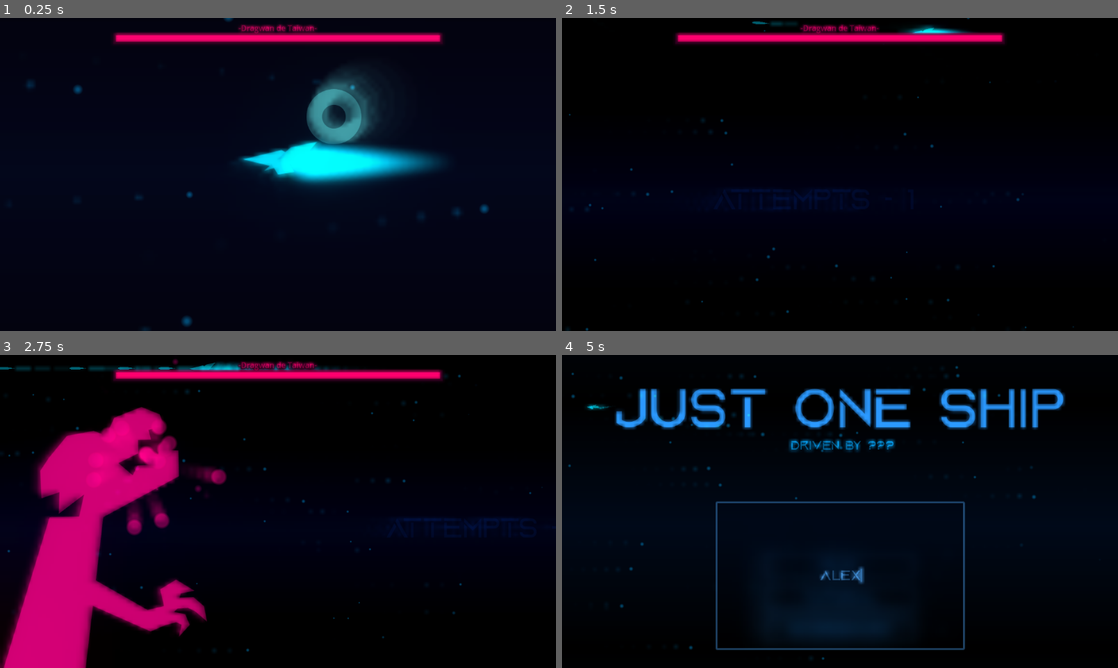
Above: before the commit, frames 1-4 (two rows, left to right).
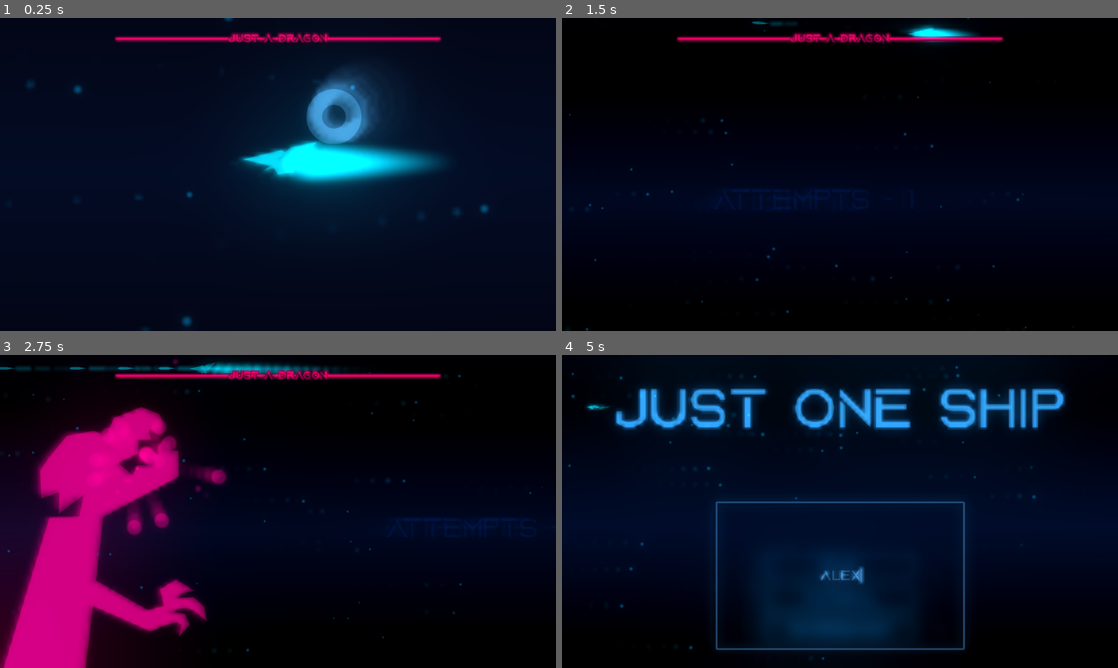
Above: after the commit, the same moments.

Repository: ArandomPsi/faba-baba
Game: Godot game, scene res://scenes/testmap.tscn
Two runs of this game, one before a commit and one after it. Both use one fixed random seed, a clock stepped at 60 frames per second and the inputs below. Before the commit the project has no main scene; this scene is started directly in both runs.
Inputs (mouse positions are in pixels of both pictures, inside the frame that each line leads up to):
- Up to frame 1 (0.25 s): no input
- Up to frame 2 (1.5 s): tap Enter at 0.5 s; move the mouse to (812, 237) at 0.52 s; hold Up (up) 0.53-1.25 s; hold Space (shoot) 0.53-1.25 s; click (812, 237) at 0.67 s; drag from (1006, 221) to (901, 27) at 1.27 s
- Up to frame 3 (2.75 s): move the mouse to (111, 464) at 2.02 s; hold Left (left) from 2.03 s (still down); hold Space (shoot) from 2.03 s (still down); tap Alt at 2.1 s
- Up to frame 4 (5 s): release Left (left) at 2.75 s; release Space (shoot) at 2.75 s; drag from (867, 511) to (762, 367) at 2.77 s; move the mouse to (756, 433) at 3.52 s; hold Down (down) 3.53-4.25 s; hold Space (shoot) 3.53-4.25 s; tap Q (menu) at 4.15 s; click (840, 577) at 4.27 s; type "Alex" at 4.35 s

The runs differ from the first frame. In frame 1, 7.2% of the frame differs, in the area x 20-80%, y 2-61%; in frame 2, 2.5%; in frame 3, 6.9%; in frame 4, 15%, in the area x 6-91%, y 3-96%.

Commit message:
Brah i friggin hate web export

Diff:
--- /dev/null
+++ b/auto-bat/default_bus_layout.tres
@@ -0,0 +1,14 @@
+[gd_resource type="AudioBusLayout" load_steps=2 format=3 uid="uid://i71top0efmfj"]
+
+[sub_resource type="AudioEffectReverb" id="AudioEffectReverb_j3pel"]
+resource_name = "Reverb"
+
+[resource]
+bus/1/name = &"New Bus"
+bus/1/solo = false
+bus/1/mute = false
+bus/1/bypass_fx = false
+bus/1/volume_db = 0.0
+bus/1/send = &"Master"
+bus/1/effect/0/effect = SubResource("AudioEffectReverb_j3pel")
+bus/1/effect/0/enabled = true
--- a/auto-bat/project.godot
+++ b/auto-bat/project.godot
@@ -11,6 +11,7 @@
 [application]
 
 config/name="auto bat"
+run/main_scene="uid://bbifm7ieaxq0t"
 config/features=PackedStringArray("4.4", "Forward Plus")
 run/max_fps=60
 config/icon="res://assets/icon.svg"
@@ -71,3 +72,9 @@
 2d_physics/layer_2="player"
 2d_physics/layer_3="boss"
 2d_physics/layer_4="enemy attack"
+
+[rendering]
+
+renderer/rendering_method="gl_compatibility"
+renderer/rendering_method.mobile="gl_compatibility"
+viewport/hdr_2d=true
--- a/auto-bat/scenes/boss.tscn
+++ b/auto-bat/scenes/boss.tscn
@@ -1,10 +1,11 @@
-[gd_scene load_steps=44 format=3 uid="uid://d0qcg2ghe50w1"]
+[gd_scene load_steps=45 format=3 uid="uid://d0qcg2ghe50w1"]
 
 [ext_resource type="Texture2D" uid="uid://dqfuh5bbn2hx4" path="res://assets/body-3.svg" id="1_jncid"]
 [ext_resource type="Script" uid="uid://cgchg7ws4vqfw" path="res://scripts/boss.gd" id="1_r3bxh"]
 [ext_resource type="Texture2D" uid="uid://cd1t51reaee7a" path="res://assets/head-3.svg" id="2_qnbj4"]
 [ext_resource type="Texture2D" uid="uid://wbanfgin5pko" path="res://assets/vfx/light-2.svg" id="3_qnbj4"]
 [ext_resource type="Texture2D" uid="uid://wt7o2u3ujt8x" path="res://assets/arm.svg" id="3_r3bxh"]
+[ext_resource type="FontFile" uid="uid://diabqx6et1qvj" path="res://assets/vfx/AquireBold-8Ma60.otf" id="6_2cdgk"]
 [ext_resource type="AudioStream" uid="uid://b2uilb3sao2dp" path="res://assets/osu-hit-sound.mp3" id="6_wqpjq"]
 
 [sub_resource type="CanvasItemMaterial" id="CanvasItemMaterial_r3bxh"]
@@ -623,13 +624,17 @@
 
 [sub_resource type="StyleBoxFlat" id="StyleBoxFlat_r3bxh"]
 bg_color = Color(0.17, 0, 0.1105, 1)
-expand_margin_left = 5.0
-expand_margin_top = 5.0
-expand_margin_right = 5.0
-expand_margin_bottom = 5.0
+expand_margin_left = 3.0
+expand_margin_top = 3.0
+expand_margin_right = 3.0
+expand_margin_bottom = 3.0
 
 [sub_resource type="StyleBoxFlat" id="StyleBoxFlat_wqpjq"]
 bg_color = Color(1, 0, 0.433333, 1)
+expand_margin_left = 1.0
+expand_margin_top = 1.0
+expand_margin_right = 1.0
+expand_margin_bottom = 1.0
 
 [node name="boss" type="CharacterBody2D"]
 collision_layer = 12
@@ -741,9 +746,9 @@
 anchor_left = 0.5
 anchor_right = 0.5
 offset_left = -336.0
-offset_top = 36.0
+offset_top = 41.0
 offset_right = 336.0
-offset_bottom = 49.0
+offset_bottom = 44.0
 grow_horizontal = 2
 theme_override_styles/background = SubResource("StyleBoxFlat_r3bxh")
 theme_override_styles/fill = SubResource("StyleBoxFlat_wqpjq")
@@ -756,17 +761,19 @@
 anchor_left = 0.5
 anchor_right = 0.5
 offset_left = -116.0
-offset_top = 9.0
+offset_top = 31.0
 offset_right = 116.0
-offset_bottom = 32.0
+offset_bottom = 54.0
 grow_horizontal = 2
 theme_override_colors/font_color = Color(1, 0.00392157, 0.435294, 1)
 theme_override_colors/font_outline_color = Color(0.172549, 0.00392157, 0.109804, 1)
-theme_override_constants/outline_size = 10
-text = "-Dragwan de Taiwan-"
+theme_override_constants/outline_size = 8
+theme_override_fonts/font = ExtResource("6_2cdgk")
+theme_override_font_sizes/font_size = 24
+text = "Just A Dragon"
 horizontal_alignment = 1
 vertical_alignment = 1
 
-[node name="hit" type="AudioStreamPlayer" parent="."]
+[node name="hit" type="AudioStreamPlayer2D" parent="."]
 stream = ExtResource("6_wqpjq")
-volume_db = 14.25
+bus = &"New Bus"
--- a/auto-bat/scenes/player.tscn
+++ b/auto-bat/scenes/player.tscn
@@ -8,8 +8,8 @@
 [ext_resource type="FontFile" uid="uid://b02cyc7ajhgen" path="res://assets/vfx/QueensidesMedium-x30zV.ttf" id="6_tuyoq"]
 [ext_resource type="Texture2D" uid="uid://dg8o5w11ywtsf" path="res://assets/vfx/iaislash.svg" id="7_fjrip"]
 [ext_resource type="Script" uid="uid://cbwgqa5bydk6f" path="res://addons/simpleboards_plugin/SimpleBoardsApi.gd" id="8_smehm"]
-[ext_resource type="AudioStream" uid="uid://bldr4llf5td8h" path="res://assets/lasershoot.mp3" id="9_ur7pv"]
-[ext_resource type="AudioStream" uid="uid://bv550yuupbei5" path="res://assets/soundshelfstudio-ui-warning-buzz-515667.mp3" id="10_y4r1p"]
+[ext_resource type="AudioStream" uid="uid://hsykj82xqb88" path="res://assets/vfx/slam.wav" id="9_d2wvv"]
+[ext_resource type="AudioStream" uid="uid://ct3fixtx5muwd" path="res://assets/vfx/hit2.wav" id="10_3v2ag"]
 [ext_resource type="AudioStream" uid="uid://dxf0yo4xerjpl" path="res://assets/soumages-bomb-333672.mp3" id="11_d2wvv"]
 
 [sub_resource type="CanvasItemMaterial" id="CanvasItemMaterial_qhqgy"]
@@ -172,11 +172,12 @@
 metadata/_custom_type_script = "uid://cbwgqa5bydk6f"
 
 [node name="lasershoot" type="AudioStreamPlayer" parent="."]
-stream = ExtResource("9_ur7pv")
-volume_db = -11.917
+stream = ExtResource("9_d2wvv")
+max_polyphony = 20
+bus = &"New Bus"
 
 [node name="hit" type="AudioStreamPlayer" parent="."]
-stream = ExtResource("10_y4r1p")
+stream = ExtResource("10_3v2ag")
 
 [node name="boom" type="AudioStreamPlayer" parent="."]
 stream = ExtResource("11_d2wvv")
--- a/auto-bat/scenes/testmap.tscn
+++ b/auto-bat/scenes/testmap.tscn
@@ -1,14 +1,15 @@
-[gd_scene load_steps=19 format=3 uid="uid://3eg18hoap3vu"]
+[gd_scene load_steps=20 format=3 uid="uid://3eg18hoap3vu"]
 
 [ext_resource type="Texture2D" uid="uid://dpwpwh0568vci" path="res://assets/vfx/back-2.svg" id="1_g8l4j"]
 [ext_resource type="PackedScene" uid="uid://d0qcg2ghe50w1" path="res://scenes/boss.tscn" id="1_kwcxs"]
 [ext_resource type="Shader" uid="uid://cgfautw2yuukk" path="res://assets/vfx/motionblur.gdshader" id="2_5wgtu"]
 [ext_resource type="FontFile" uid="uid://cnoopnyav4dsv" path="res://assets/vfx/Aquire-BW0ox.otf" id="2_s36se"]
-[ext_resource type="Script" path="res://scripts/attemptcounter.gd" id="3_8qn3e"]
+[ext_resource type="Script" uid="uid://du8xinhkafv33" path="res://scripts/attemptcounter.gd" id="3_8qn3e"]
 [ext_resource type="Script" uid="uid://bnefweim82gb0" path="res://assets/vfx/motionblur.gd" id="3_efggw"]
 [ext_resource type="PackedScene" uid="uid://dccbuhp4n7bku" path="res://scenes/player.tscn" id="4_efggw"]
-[ext_resource type="Shader" path="res://assets/vfx/pixel.gdshader" id="5_6fk1w"]
+[ext_resource type="Shader" uid="uid://duhsptdwbqwk1" path="res://assets/vfx/pixel.gdshader" id="5_6fk1w"]
 [ext_resource type="AudioStream" uid="uid://jb4piml6y3iv" path="res://assets/nightdancerver (1).ogg" id="9_mxay4"]
+[ext_resource type="Script" uid="uid://bqbng3ucxpq6y" path="res://scripts/bgmusic.gd" id="10_6m7oc"]
 
 [sub_resource type="Gradient" id="Gradient_6fk1w"]
 offsets = PackedFloat32Array(0.0716846, 0.34767)
@@ -71,7 +72,8 @@
 glow_enabled = true
 glow_levels/1 = 2.81
 glow_levels/7 = 0.83
-glow_bloom = 0.19
+glow_intensity = 1.4
+glow_bloom = 0.38
 glow_blend_mode = 1
 
 [node name="testmap" type="Node2D"]
@@ -146,6 +148,7 @@
 mouse_filter = 2
 
 [node name="motionblur" type="ColorRect" parent="hud"]
+visible = false
 material = SubResource("ShaderMaterial_g8l4j")
 offset_right = 1195.0
 offset_bottom = 680.0
@@ -159,3 +162,5 @@
 stream = ExtResource("9_mxay4")
 volume_db = -9.75
 autoplay = true
+bus = &"New Bus"
+script = ExtResource("10_6m7oc")
--- a/auto-bat/scenes/title.tscn
+++ b/auto-bat/scenes/title.tscn
@@ -152,6 +152,12 @@
 border_width_bottom = 2
 border_color = Color(1, 1, 1, 1)
 
+[sub_resource type="Environment" id="Environment_ygloa"]
+background_mode = 3
+glow_enabled = true
+glow_intensity = 4.74
+glow_bloom = 0.22
+
 [node name="title" type="Control"]
 layout_mode = 3
 anchors_preset = 15
@@ -202,6 +208,7 @@
 text = "Just One Ship"
 
 [node name="Label2" type="Label" parent="."]
+visible = false
 material = SubResource("CanvasItemMaterial_ygloa")
 layout_mode = 1
 anchors_preset = 8
@@ -443,7 +450,7 @@
 offset_bottom = 418.0
 theme_override_fonts/normal_font = ExtResource("7_yql1r")
 theme_override_font_sizes/normal_font_size = 15
-text = "WASD TO MOVE
+text = "Arrow keys TO MOVE
 SPACE TO SHOOT
 Q TO GO TO MENU"
 
@@ -488,7 +495,13 @@
 
 [node name="bgmusic" type="AudioStreamPlayer" parent="."]
 stream = ExtResource("11_ygloa")
+volume_db = -10.0
 autoplay = true
+mix_target = 1
+bus = &"New Bus"
+
+[node name="WorldEnvironment" type="WorldEnvironment" parent="."]
+environment = SubResource("Environment_ygloa")
 
 [connection signal="pressed" from="Button" to="." method="_on_button_pressed"]
 [connection signal="pressed" from="Button2" to="." method="_on_button_2_pressed"]
--- /dev/null
+++ b/auto-bat/scripts/bgmusic.gd
@@ -0,0 +1,4 @@
+extends AudioStreamPlayer
+
+func _process(delta: float) -> void:
+	pitch_scale = lerp(pitch_scale,Engine.time_scale,0.05)
--- a/auto-bat/scripts/player.gd
+++ b/auto-bat/scripts/player.gd
@@ -140,10 +140,11 @@
 func _on_hurtbox_area_entered(area: Area2D) -> void:
 	if hp > 0:
 		fling(area.get_parent())
+		$hit.play()
 		for i in range(3):
 			var tween = create_tween().set_trans(Tween.TRANS_CUBIC).set_ease(Tween.EASE_OUT)
 			tween.tween_property($pivot/Sprite2D, "self_modulate", Color.WHITE, 0.15)
-			$hit.play()
+
 			tween.tween_property($pivot/Sprite2D, "self_modulate", Color("#00d9ff"), 0.15)
 			await tween.finished
 
--- a/auto-bat/scripts/title.gd
+++ b/auto-bat/scripts/title.gd
@@ -73,8 +73,8 @@
 
 	for i in range(entries.size()):
 		var entry = entries[i]
-		print({"name": entry["playerDisplayName"], "score": entry["score"]})
-		label.append_text(str(i + 1) + ": " +str(entry["playerDisplayName"]) + " - " +str(entry["score"]) + "%\n")
+
+		label.append_text(str(i + 1) + "   " +str(entry["playerDisplayName"]) + " - " +str(entry["score"]) + "%\n")
 
 func _on_entry_sent(entry):
 	print("Score submitted: ", entry)
Not shown, added: auto-bat/assets/vfx/hit2.wav.import
Not shown, added: auto-bat/assets/vfx/menustuff.wav.import
Not shown, added: auto-bat/assets/vfx/slam.wav.import
Not shown, added: auto-bat/export_presets.cfg
Not shown, added: auto-bat/exports/v1/index.apple-touch-icon.png.import
Not shown, added: auto-bat/exports/v1/index.icon.png.import
Not shown, added: auto-bat/exports/v1/index.png.import
Not shown: 1 places in auto-bat/scenes/title.tscn that only renumber resources
Not shown, added: auto-bat/scripts/bgmusic.gd.uid
Not shown, added: auto-bat/assets/vfx/hit2.wav
Not shown, added: auto-bat/assets/vfx/menustuff.wav
Not shown, added: auto-bat/assets/vfx/slam.wav
(and 10 more such lines)
